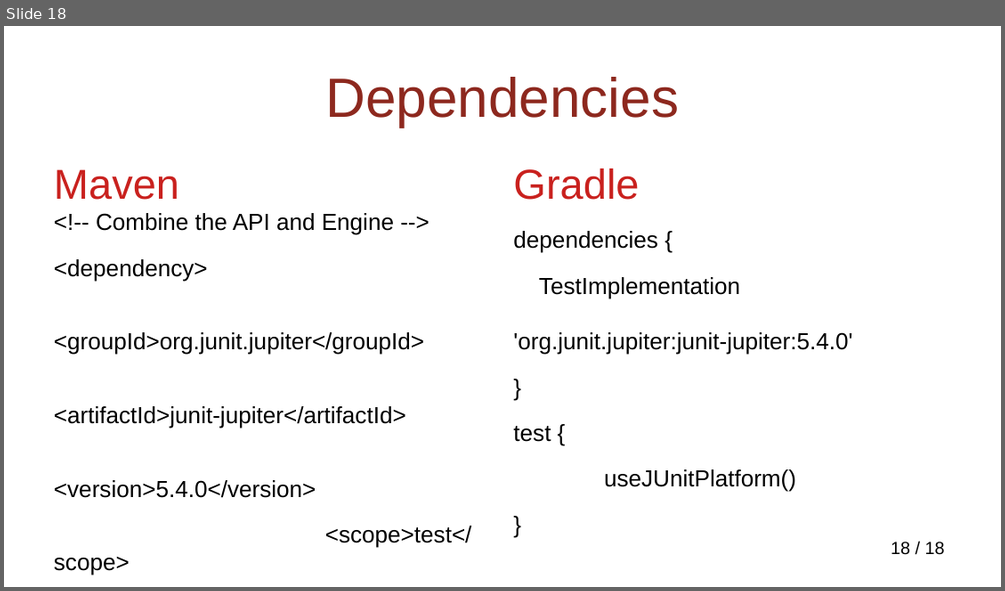
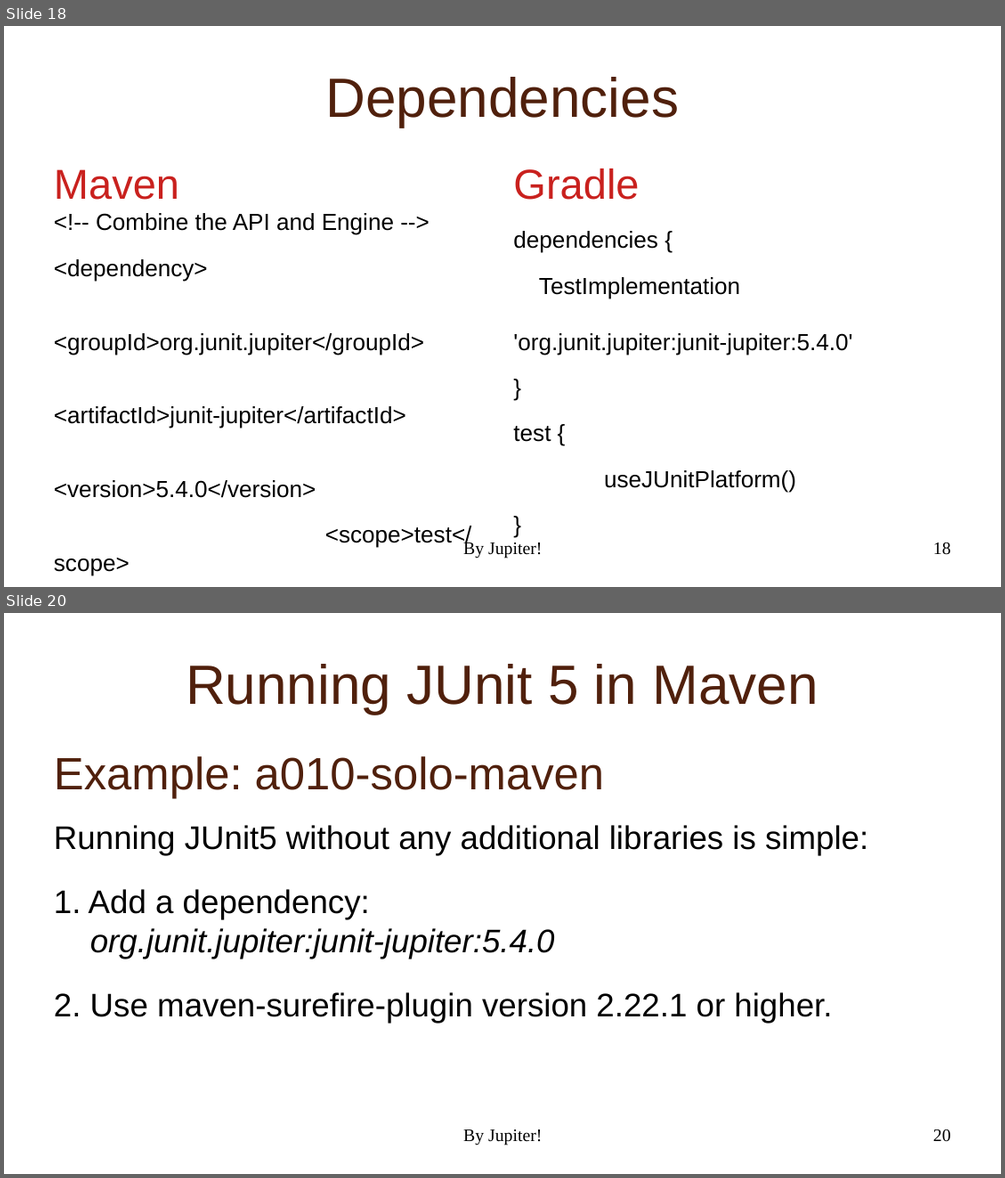
Before and after one commit to NextPoorSlob/JUnit5-Presentation-Sample-Code, a slide deck: ByJupiter.odp. Shown one above the other, each under a label of ours: slide 18 before the commit, slides 18 and 20 after it; the slides between them are not shown. The pictures are 1005x591 and 1005x1178 pixels, drawn with LibreOffice and Linux fonts; fonts in the diff are those of the drawing; background and template pictures are left out. Boxes give left, top, right and bottom in pixels: in the first picture for what was removed or moved away, otherwise in the second. Text is boxed around its words. In the diff, an @@ line names an element or a change of style, - is before the commit and + after.

```diff
--- a/ByJupiter.odp
+++ b/ByJupiter.odp
@@ slide 20 added at (4, 613, 1001, 1174), background picture (left out); not listed: 1 template element that a slide beside it also shows @@
@@ title added at (186, 664, 817, 714), 44 pt, text #50200C @@
+Running JUnit 5 in Maven
@@ text added at (54, 756, 868, 1023), 26 pt, text #000000 @@
+Example: a010-solo-maven
+Running JUnit5 without any additional libraries is simple:
+1. Add a dependency:
+org.junit.jupiter:junit-jupiter:5.4.0
+2. Use maven-surefire-plugin version 2.22.1 or higher.
@@ text added at (463, 1129, 542, 1145), 14 pt, text #000000 @@
+By Jupiter!
@@ slide 18 changed as well @@
@@ title "Dependencies" at (325, 77, 679, 127): text colour #8D281E to #50200C @@
@@ text added at (463, 540, 542, 558), 14 pt, text #000000 @@
+By Jupiter!
@@ page number at (933, 542, 951, 555): text changed; font Arial to Times New Roman @@
-18 / 18
+18
```
Also in this commit, not shown: 17 other slides changed, 15 other slides added.
